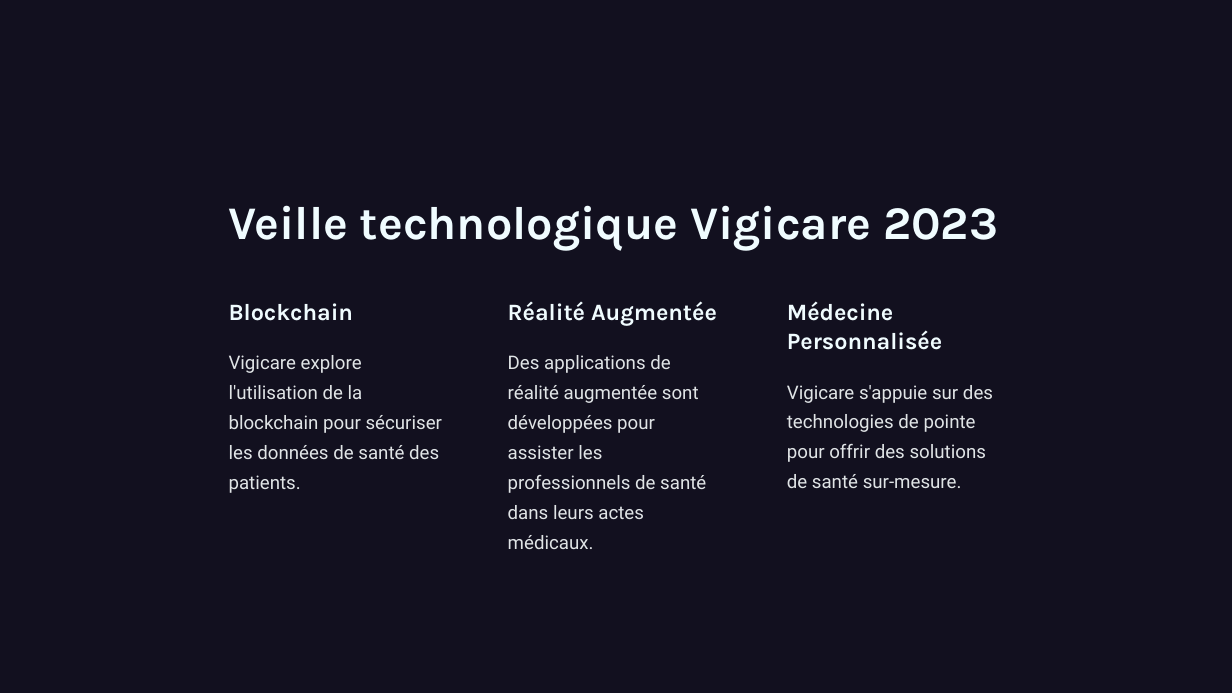
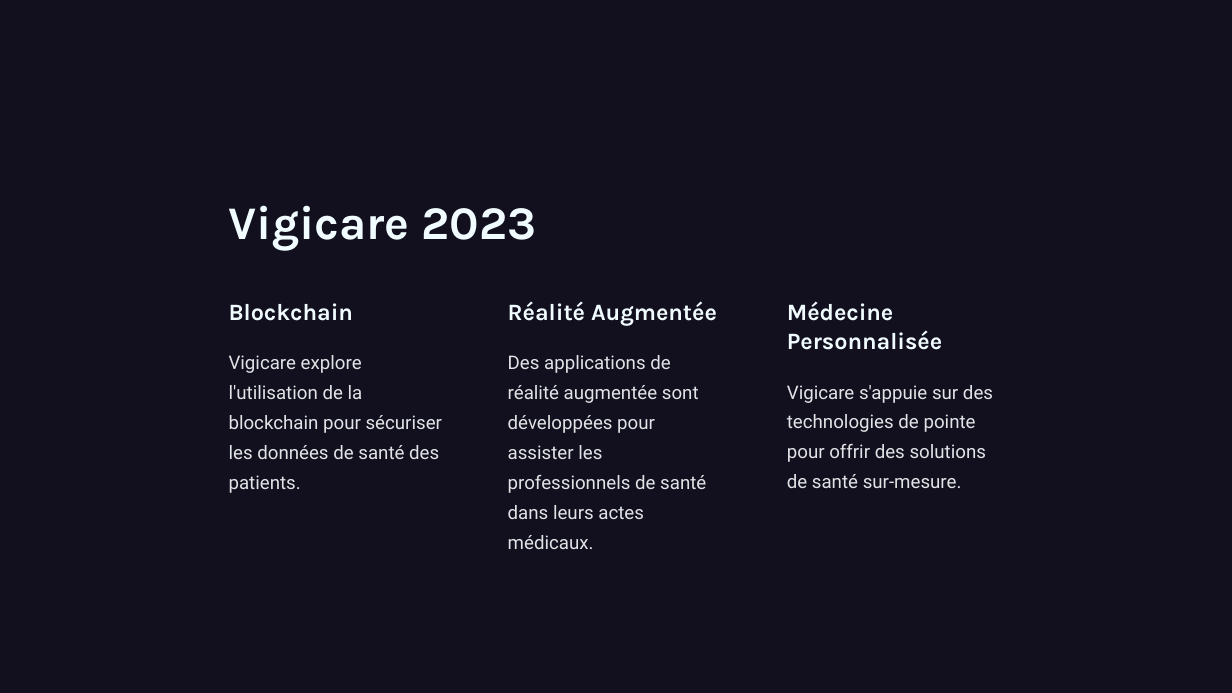
Before and after one commit to youyou2004/portfolio, a slide deck: slide 3 of veille technologique epreuve BTS.pptx. Drawn at 1232x693 pixels with LibreOffice and Linux fonts; fonts in the diff are those of the drawing; background and template pictures are left out; a plain dark background stands for a picture behind light text. Boxes give left, top, right and bottom in pixels: in the first picture for what was removed or moved away, otherwise in the second. Text is boxed around its words. In the diff, an @@ line names an element or a change of style, - is before the commit and + after.

```diff
--- a/veille technologique epreuve BTS.pptx
+++ b/veille technologique epreuve BTS.pptx
@@ text at <box>229,205,536,250</box>: text changed @@
-Veille technologique Vigicare 2023
+Vigicare 2023
```
Also in this commit, not shown: 4 other slides changed, 4 slides removed.
